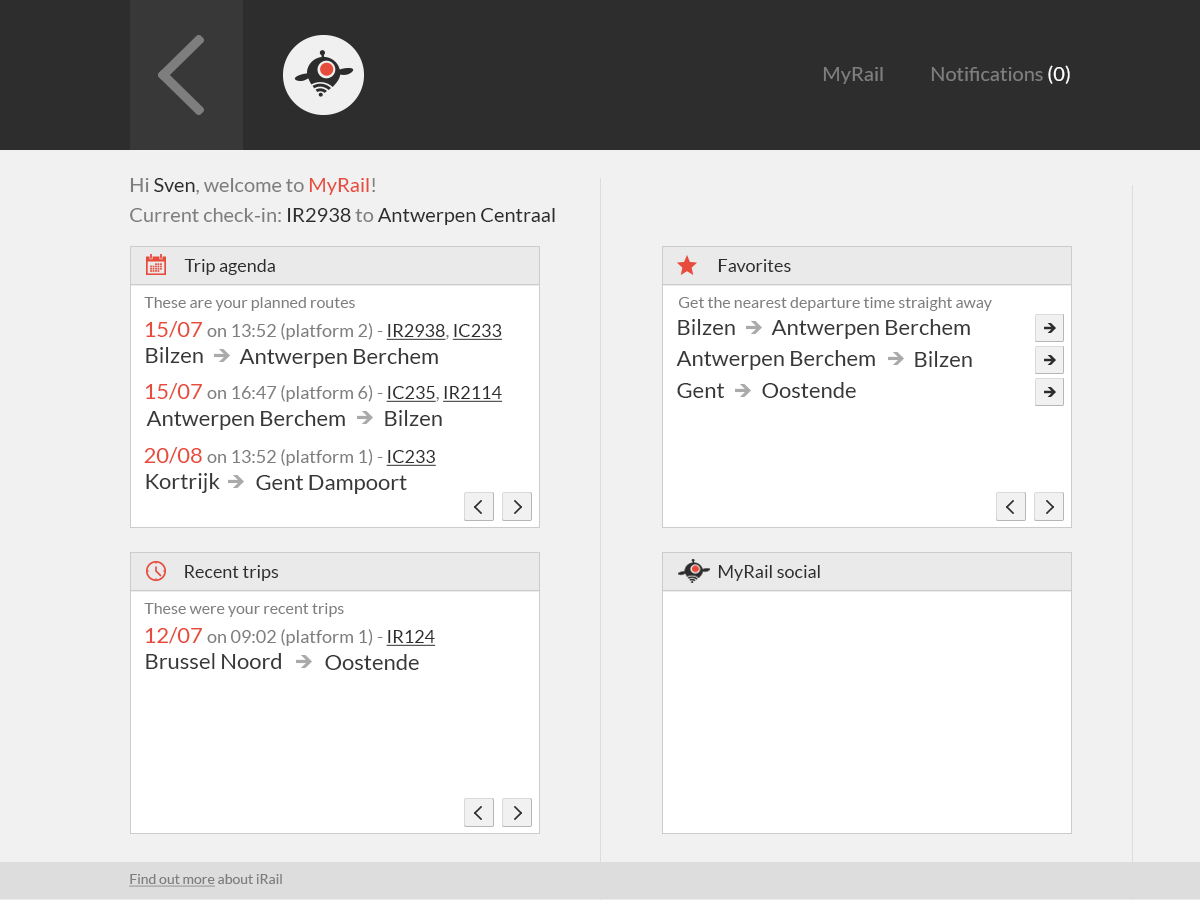
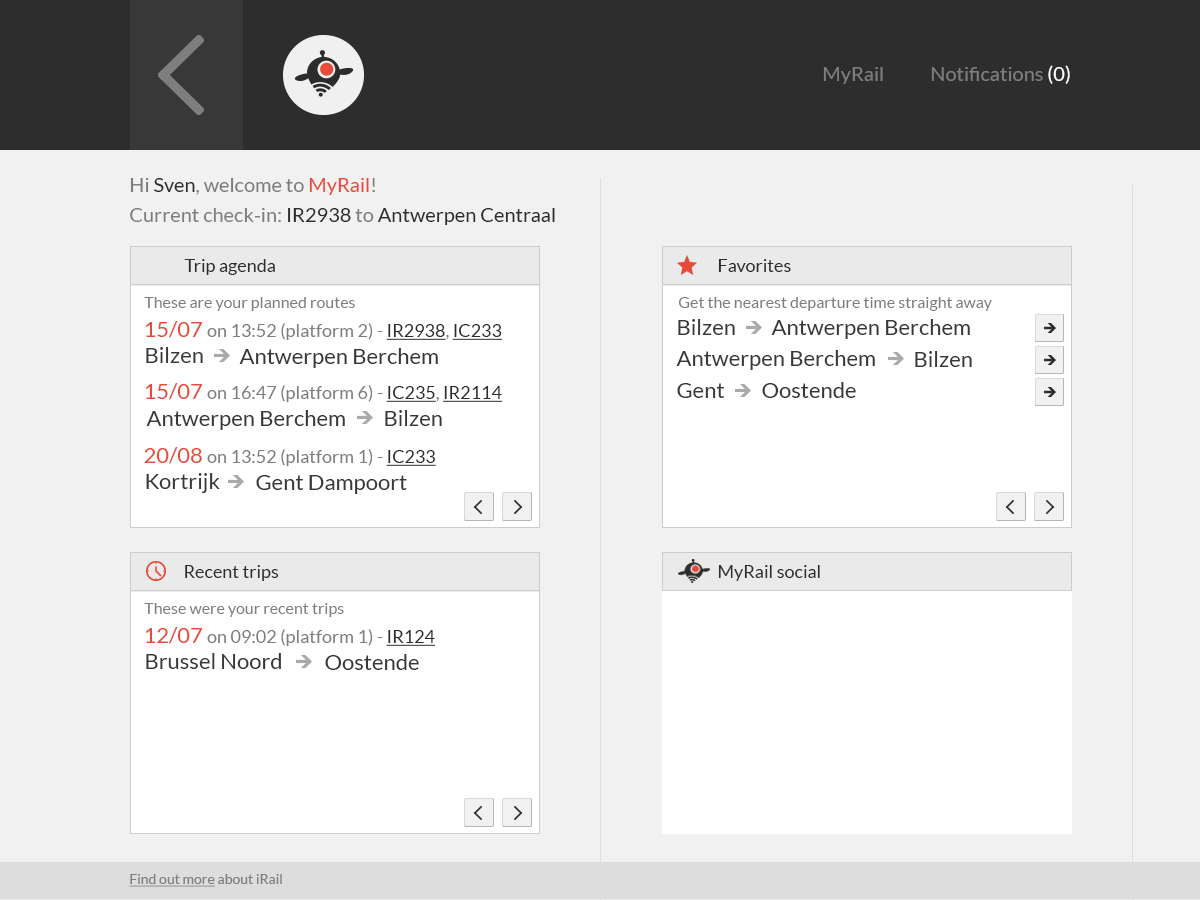
Layered file, before and after one edit (1200x900). Changes by layer:
removed group "WHITE" (1st of 4, in "Overview" › "Group 5 copy 3" › "Overview") (2 layers) from group "Overview" over [662, 591, 1072, 834]
renamed "Autocomplete" to "bg", moved it into group "Overview" over [662, 591, 1072, 834]
renamed "Layer 23" to "border", moved it into group "Overview" over [662, 591, 1072, 834]
moved "Vector Smart Object" (5th of 6, in "Overview" › "Trip Agenda") into group "Trip Agenda" over [146, 254, 166, 275]
